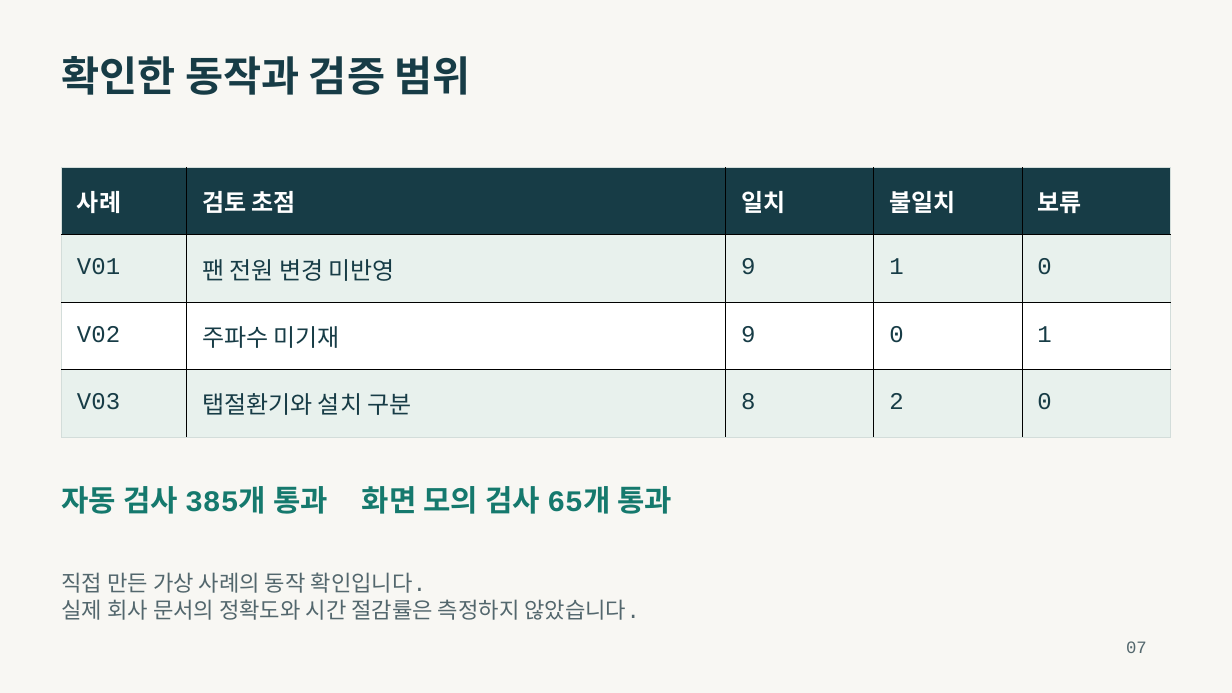
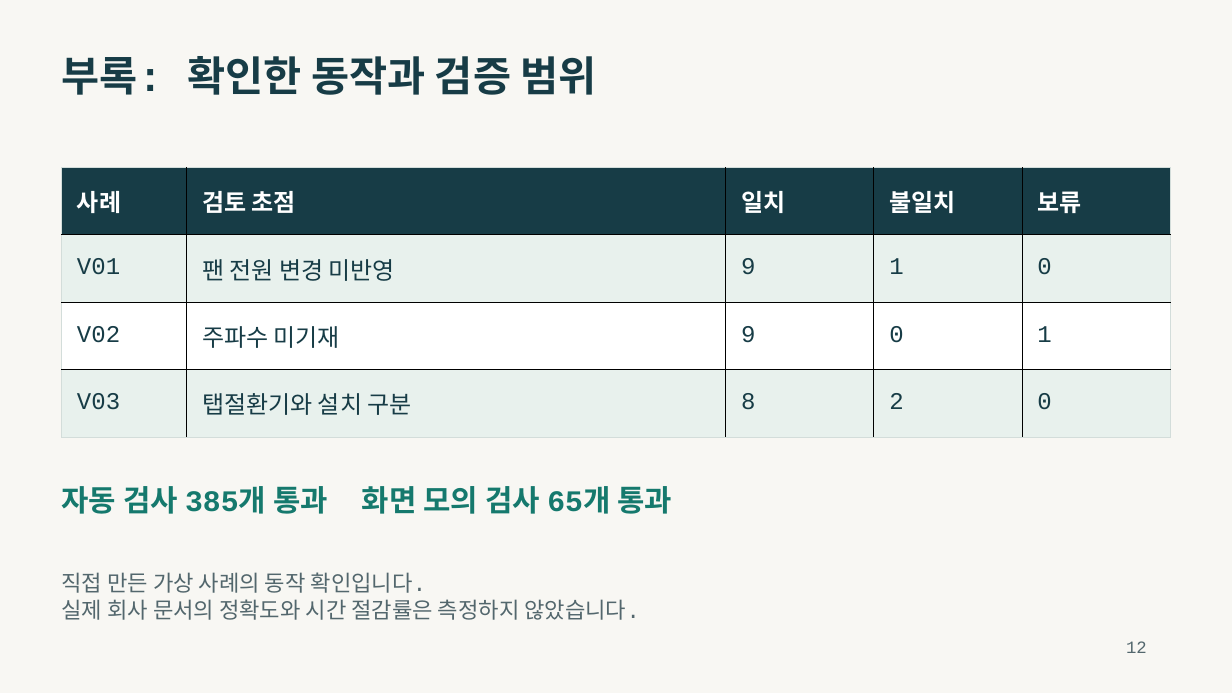
Before and after one commit to seogdo/transformer-spec-review, a slide deck: slide 12 of output/presentations/transformer-spec-review-presentation.pptx (slide 7 before the commit). Drawn at 1232x693 pixels with LibreOffice and Linux fonts; fonts in the diff are those of the drawing. Boxes give left, top, right and bottom in pixels: in the first picture for what was removed or moved away, otherwise in the second. Text is boxed around its words. In the diff, an @@ line names an element or a change of style, - is before the commit and + after.

```diff
--- a/output/presentations/transformer-spec-review-presentation.pptx
+++ b/output/presentations/transformer-spec-review-presentation.pptx
@@ text at (x1=62, y1=56, x2=596, y2=95): text changed @@
-확인한 동작과 검증 범위
+부록: 확인한 동작과 검증 범위
@@ text at (x1=1126, y1=641, x2=1147, y2=653): text changed @@
-07
+12
```
Also in this commit, not shown: 14 other slides changed, 2 slides added, 8 other files.
